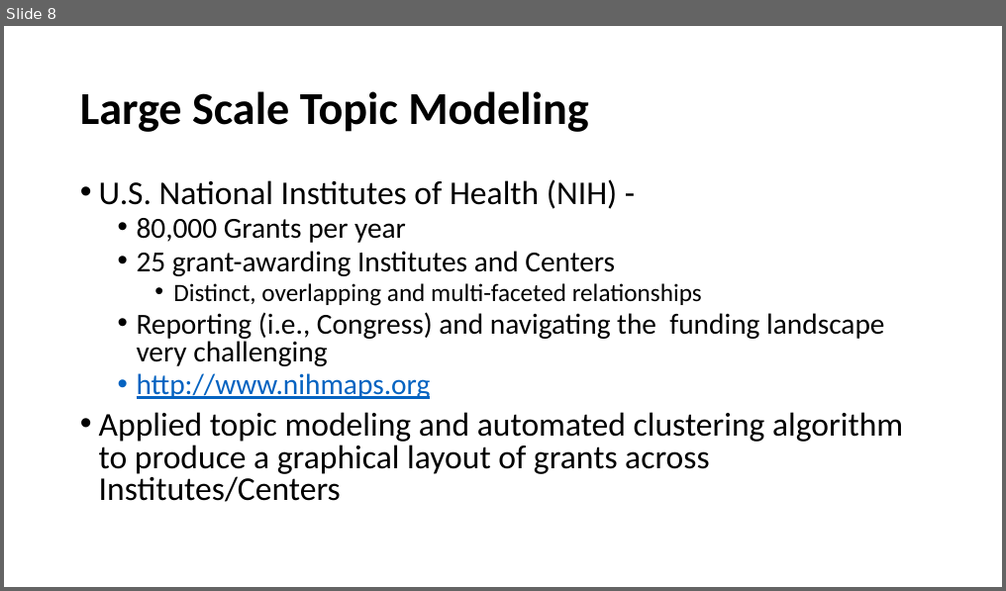
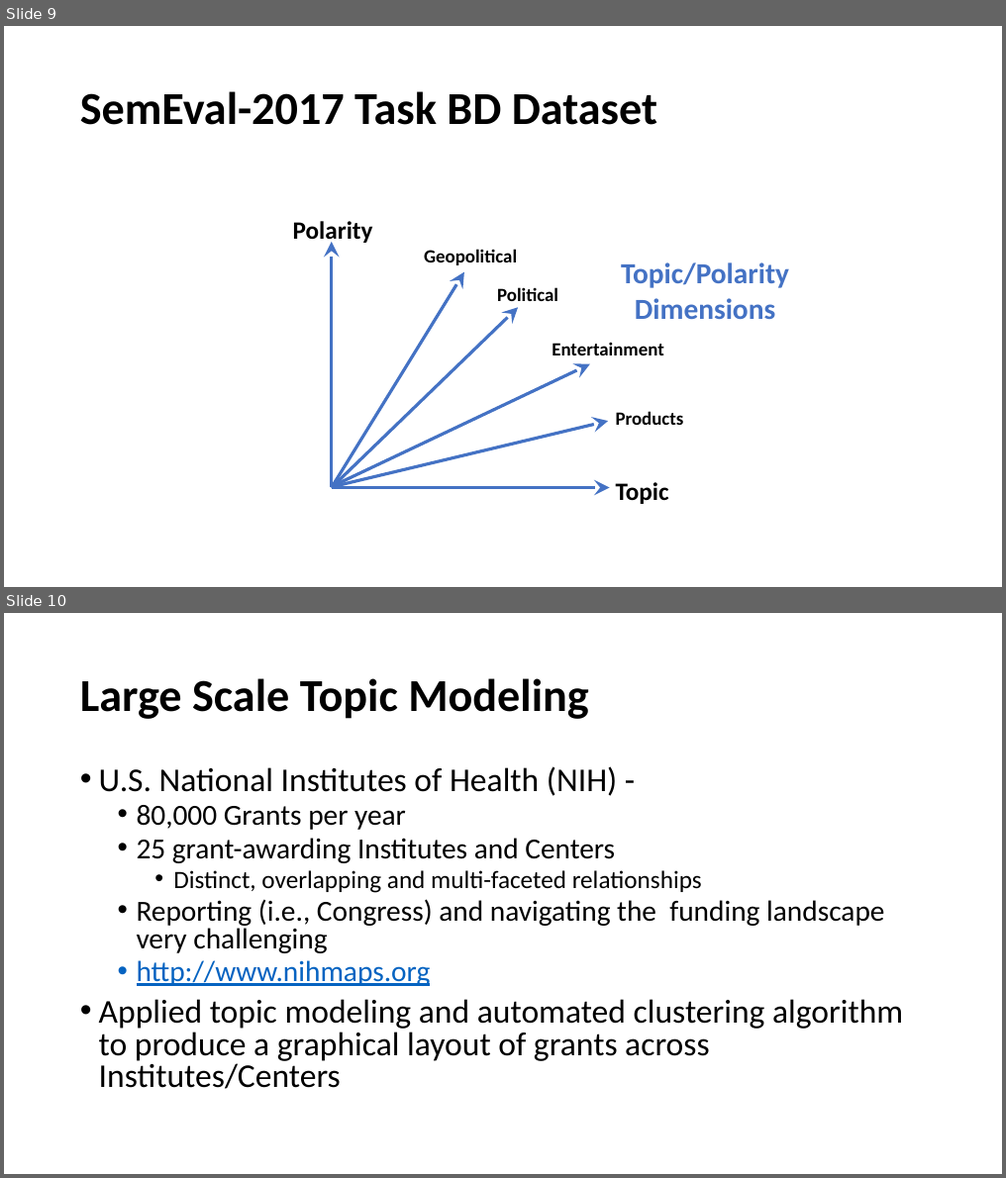
Before and after one commit to ANLY580/lectures, a slide deck: 8-topic-models/ANLY580_Fall2019_TopicModels.pptx. Shown one above the other, each under a label of ours: slide 8 before the commit, slides 9 and 10 after it. The pictures are 1006x591 and 1006x1178 pixels, drawn with LibreOffice and Linux fonts; fonts in the diff are those of the drawing. Boxes give left, top, right and bottom in pixels: in the first picture for what was removed or moved away, otherwise in the second. Text is boxed around its words. In the diff, an @@ line names an element or a change of style, - is before the commit and + after.

Commit message:
update slides topic modeling

```diff
--- a/8-topic-models/ANLY580_Fall2019_TopicModels.pptx
+++ b/8-topic-models/ANLY580_Fall2019_TopicModels.pptx
@@ slide 9 added at <box>4,26,1002,587</box>, background #FFFFFF @@
@@ title added at <box>80,91,657,125</box>, 44 pt, text #000000, bold @@
+SemEval-2017 Task BD Dataset
@@ text added at <box>621,263,789,319</box>, 28 pt, text #4472C4, bold @@
+Topic/Polarity Dimensions
@@ group added at <box>293,221,684,504</box>: 6 arrows, 6 texts @@
+Geopolitical
+Polarity
+Topic
+Political
+Entertainment
+Products
@@ what was slide 8 is now slide 10 @@
```
Also in this commit, not shown: 5 slides changed, 7 other slides added, 1 slide removed, 2 other files.
